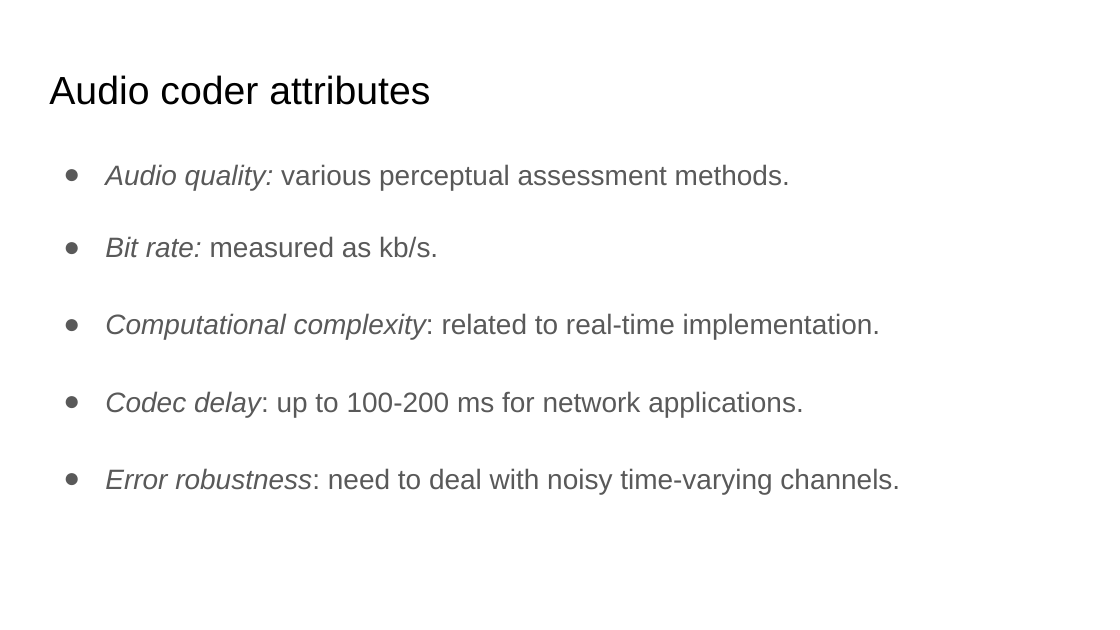
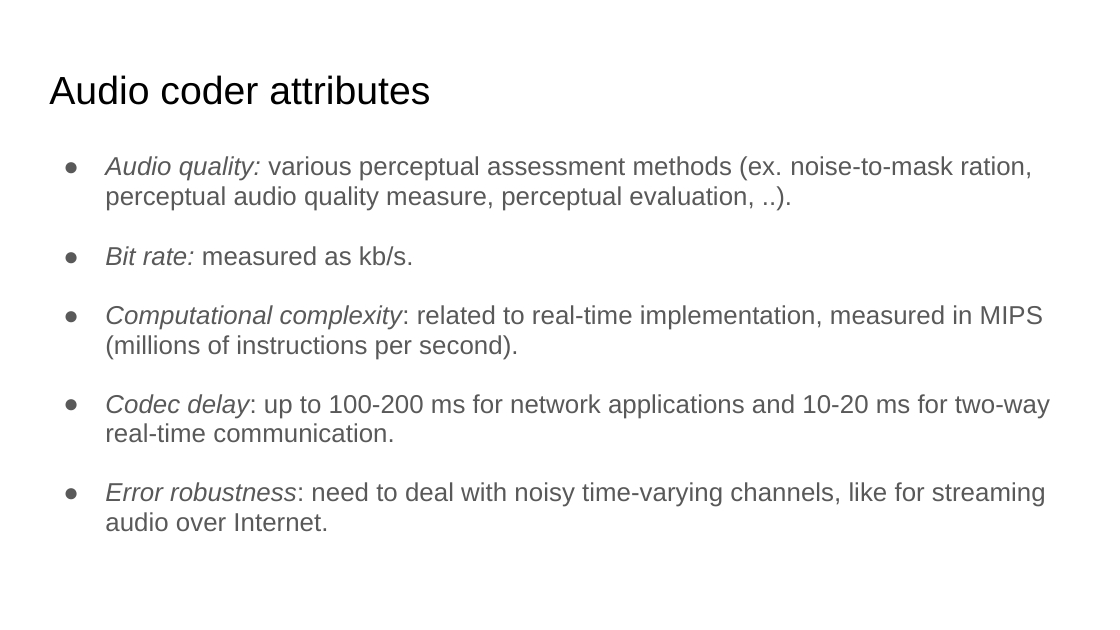
Before and after one commit to xserra/audio-coding-materials, a slide deck: slide 8 of lectures/1. Introduction to audio coding.pptx (slide 7 before the commit). Drawn at 1120x630 pixels with LibreOffice and Linux fonts; fonts in the diff are those of the drawing. Boxes give left, top, right and bottom in pixels: in the first picture for what was removed or moved away, otherwise in the second. Text is boxed around its words. In the diff, an @@ line names an element or a change of style, - is before the commit and + after.

```diff
--- a/lectures/1. Introduction to audio coding.pptx
+++ b/lectures/1. Introduction to audio coding.pptx
@@ text at box(105, 156, 1032, 211): text changed; size 18 to 16.6 pt @@
-● Audio quality: various perceptual assessment methods.
+● Audio quality: various perceptual assessment methods (ex. noise-to-mask ration, perceptual audio quality measure, perceptual evaluation, ..).
@@ text at box(105, 246, 414, 266): size 18 to 16.6 pt in "Bit rate: measured as kb/s."; line spacing 1.15 to 0.95 @@
@@ text at box(105, 305, 1050, 531): text changed; size 18 to 16.6 pt @@
-● Computational complexity: related to real-time implementation.
-● Codec delay: up to 100-200 ms for network applications.
-● Error robustness: need to deal with noisy time-varying channels.
+● Computational complexity: related to real-time implementation, measured in MIPS (millions of instructions per second).
+● Codec delay: up to 100-200 ms for network applications and 10-20 ms for two-way real-time communication.
+● Error robustness: need to deal with noisy time-varying channels, like for streaming audio over Internet.
```
Also in this commit, not shown: 2 other slides changed, 1 slide added.
